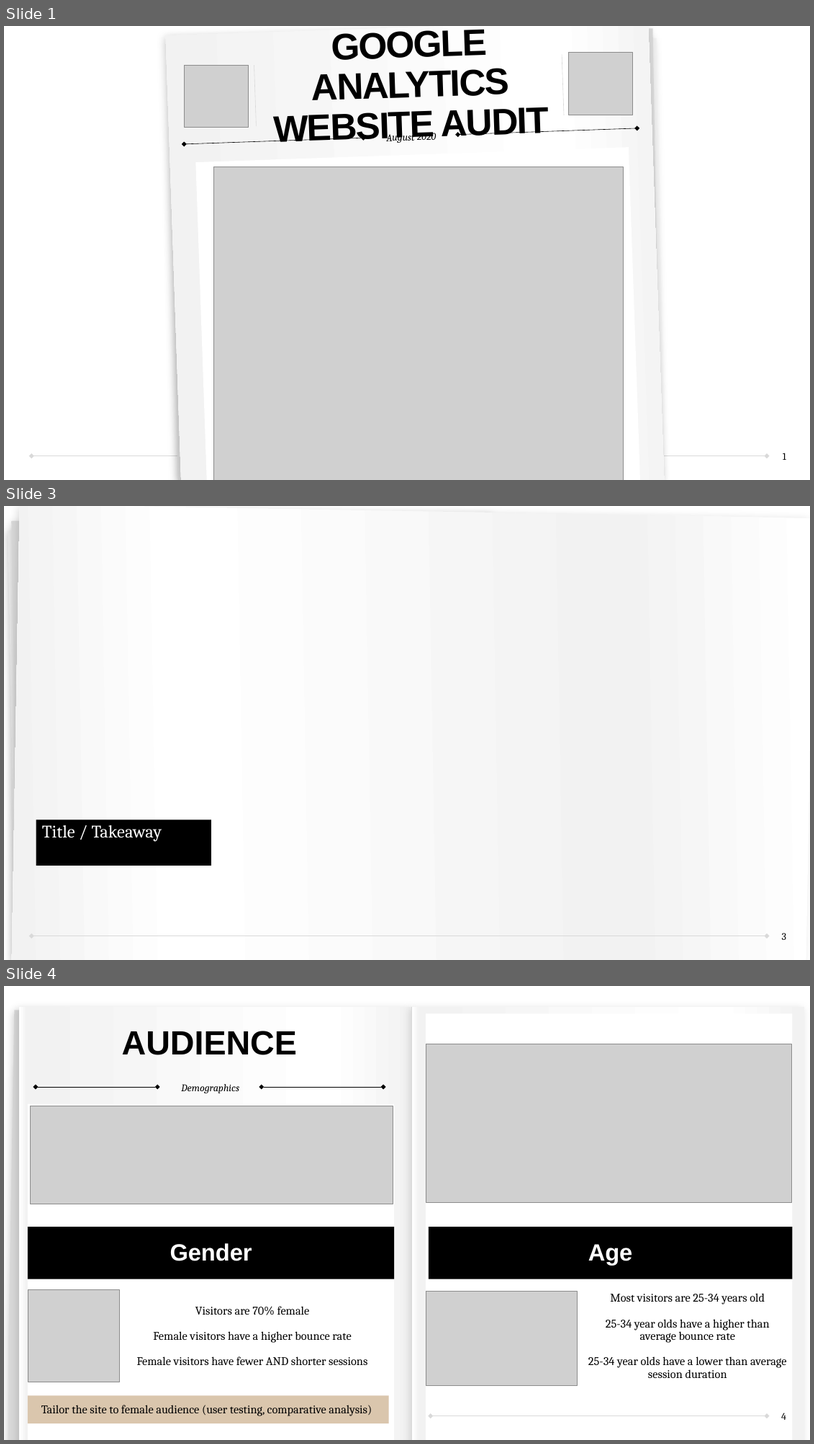
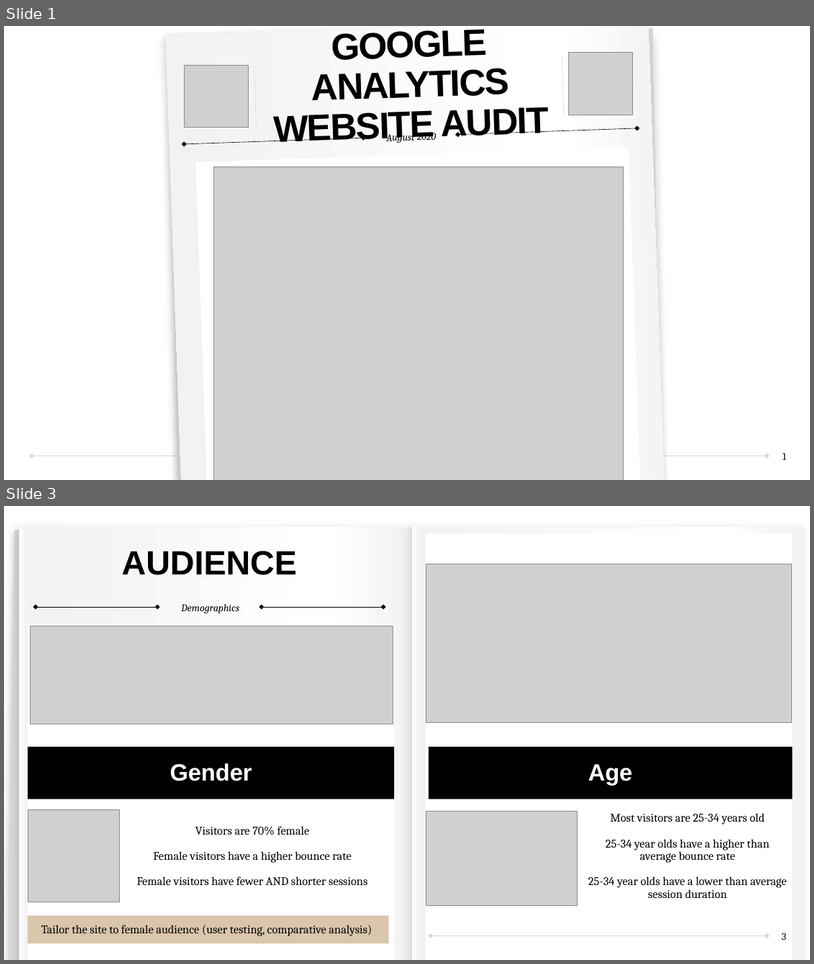
Before and after one commit to sibineejokela/Google_Analytics, a slide deck: Google_Analytics_ZJPhotography.pptx. Shown one above the other, each under a label of ours: slides 1, 3 and 4 before the commit, slides 1 and 3 after it; the slides between them are not shown. The pictures are 814x1444 and 814x964 pixels, drawn with LibreOffice and Linux fonts; fonts in the diff are those of the drawing; grey boxes stand for pictures. Boxes give left, top, right and bottom in pixels: in the first picture for what was removed or moved away, otherwise in the second. Text is boxed around its words. In the diff, an @@ line names an element or a change of style, - is before the commit and + after.

```diff
--- a/Google_Analytics_ZJPhotography.pptx
+++ b/Google_Analytics_ZJPhotography.pptx
@@ slide 3 removed at [4,506,810,960], background #FFFFFF; not listed: 1 template element that a slide beside it also shows @@
@@ freeform shape removed at [8,523,499,960] @@
@@ freeform shape removed at [12,512,502,960] @@
@@ freeform shape removed at [12,506,810,960] @@
@@ rectangle removed at [36,819,211,865] @@
-Title / Takeaway
@@ page number removed at [782,932,787,939] @@
-3
@@ what was slide 4 is now slide 3 @@
@@ page number at [782,932,787,939]: text changed @@
-4
+3
```
Also in this commit, not shown: 2 slides changed, 10 slides added, 25 other files.
